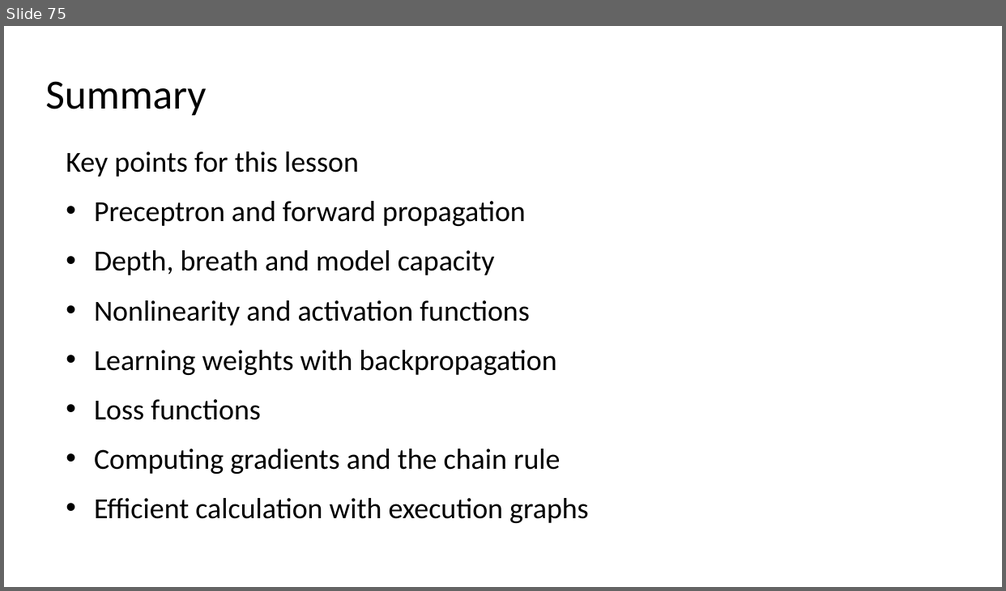
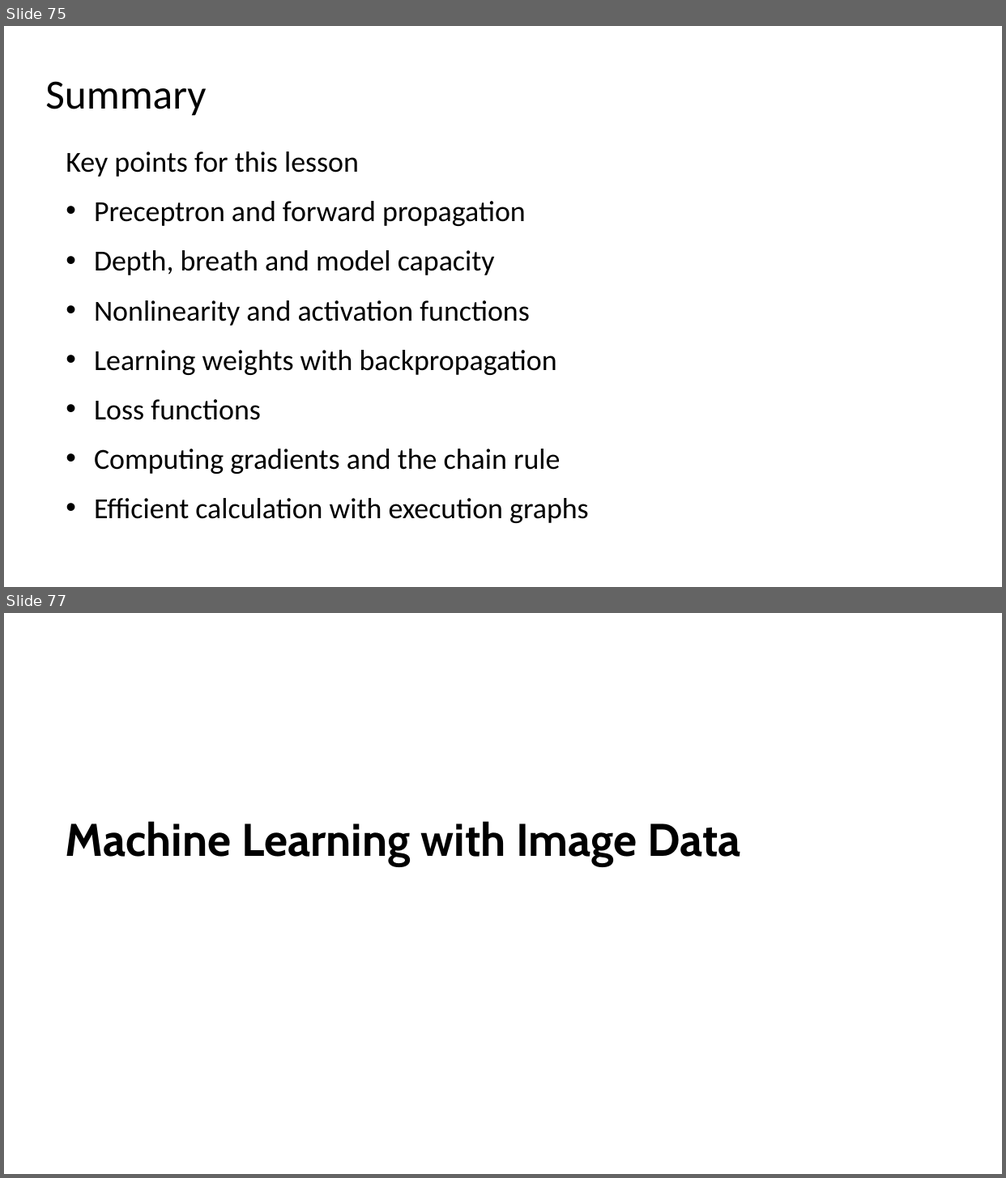
Before and after one commit to StephenElston/MachineLearning530, a slide deck: Lesson1/1_BuildingBlocksOfDeepLearning.pptx. Shown one above the other, each under a label of ours: slide 75 before the commit, slides 75 and 77 after it; the slides between them are not shown. The pictures are 1006x591 and 1006x1178 pixels, drawn with LibreOffice and Linux fonts; fonts in the diff are those of the drawing. Boxes give left, top, right and bottom in pixels: in the first picture for what was removed or moved away, otherwise in the second. Text is boxed around its words. In the diff, an @@ line names an element or a change of style, - is before the commit and + after.

```diff
--- a/Lesson1/1_BuildingBlocksOfDeepLearning.pptx
+++ b/Lesson1/1_BuildingBlocksOfDeepLearning.pptx
@@ slide 77 added at (4,613,1002,1174), background #FFFFFF @@
@@ subtitle added at (65,821,741,867), 44 pt, text #000000, bold @@
+Machine Learning with Image Data
```
Also in this commit, not shown: 25 other slides added.
